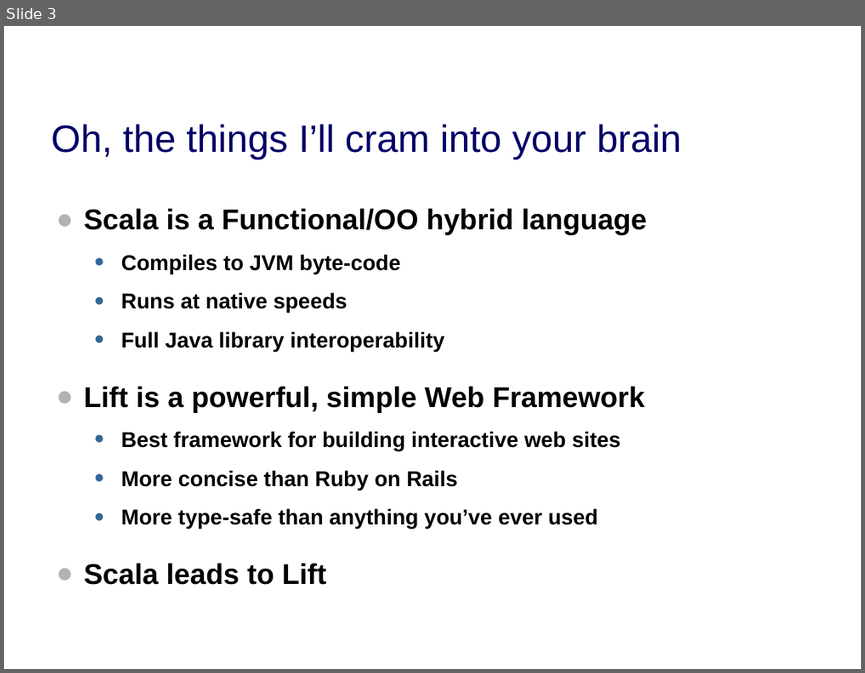
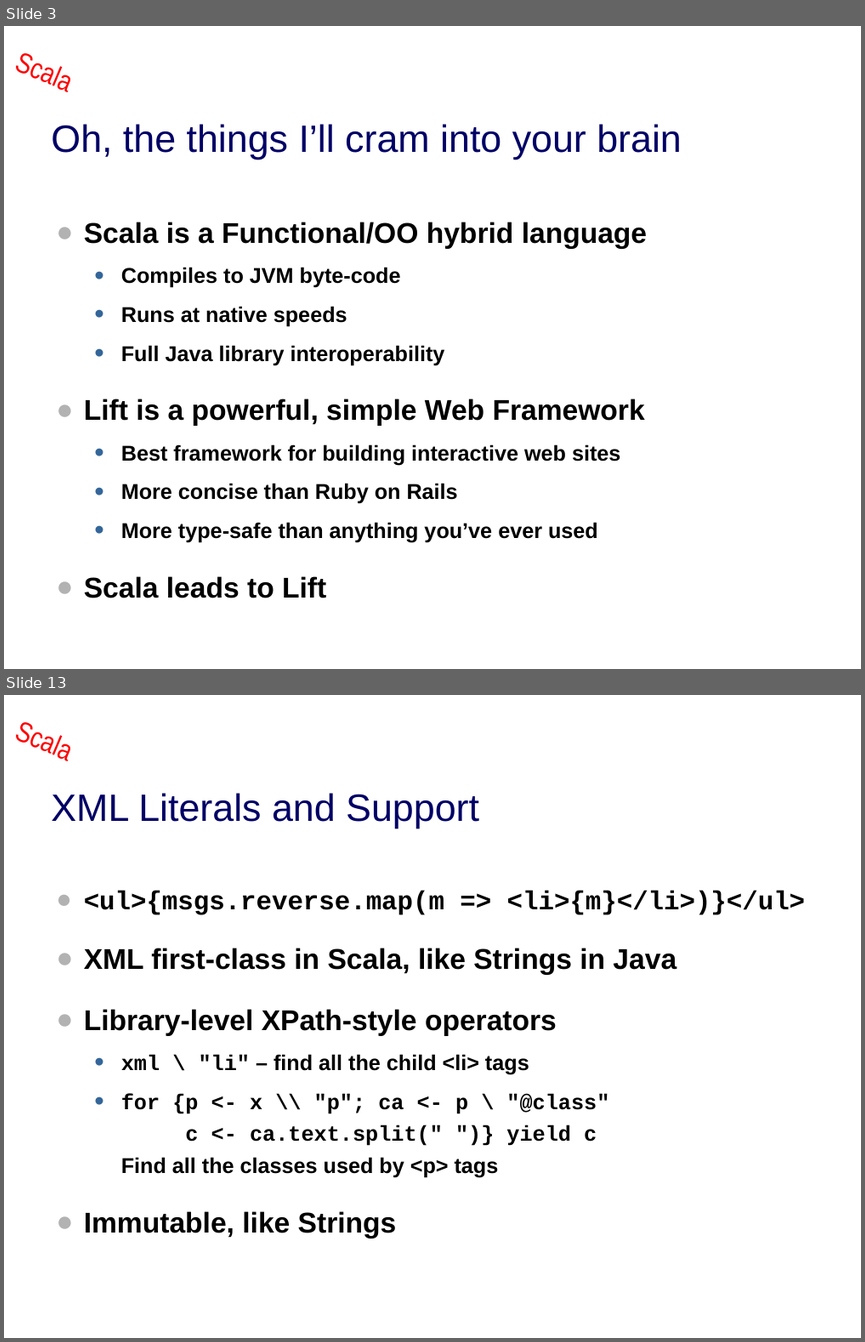
Before and after one commit to dpp/lift-samples, a slide deck: presentations/2009_dpp_qcon_tss/dpp_tss.ppt. Shown one above the other, each under a label of ours: slide 3 before the commit, slides 3 and 13 after it; the slides between them are not shown. The pictures are 865x673 and 865x1342 pixels, drawn with LibreOffice and Linux fonts; fonts in the diff are those of the drawing; background and template pictures are left out. Boxes give left, top, right and bottom in pixels: in the first picture for what was removed or moved away, otherwise in the second. Text is boxed around its words. In the diff, an @@ line names an element or a change of style, - is before the commit and + after.

```diff
--- a/presentations/2009_dpp_qcon_tss/dpp_tss.ppt
+++ b/presentations/2009_dpp_qcon_tss/dpp_tss.ppt
@@ slide 13 added at (x1=4, y1=695, x2=861, y2=1338), background picture (left out); not listed: 1 template element that a slide beside it also shows @@
@@ title added at (x1=51, y1=793, x2=479, y2=828), 32 pt, text #000066 @@
+XML Literals and Support
@@ text added at (x1=84, y1=890, x2=805, y2=1238), 18 pt, text #000000, bold @@
+● <ul>{msgs.reverse.map(m => <li>{m}</li>)}</ul>
+● XML first-class in Scala, like Strings in Java
+● Library-level XPath-style operators
+  • xml \ "li" – find all the child <li> tags
+  • for {p <- x \\ "p"; ca <- p \ "@class"
+    c <- ca.text.split(" ")} yield c
+    Find all the classes used by <p> tags
+● Immutable, like Strings
@@ slide 3 changed as well @@
@@ text added at (x1=6, y1=26, x2=93, y2=103), 24 pt, text #FF0000 @@
+Scala
@@ text "Scala is a Functional/OO hybrid ..." moved from (x1=84, y1=208, x2=647, y2=584) to (x1=84, y1=222, x2=647, y2=598) @@
```
Also in this commit, not shown: 3 other slides changed, 11 other slides added, 2 slides removed.
